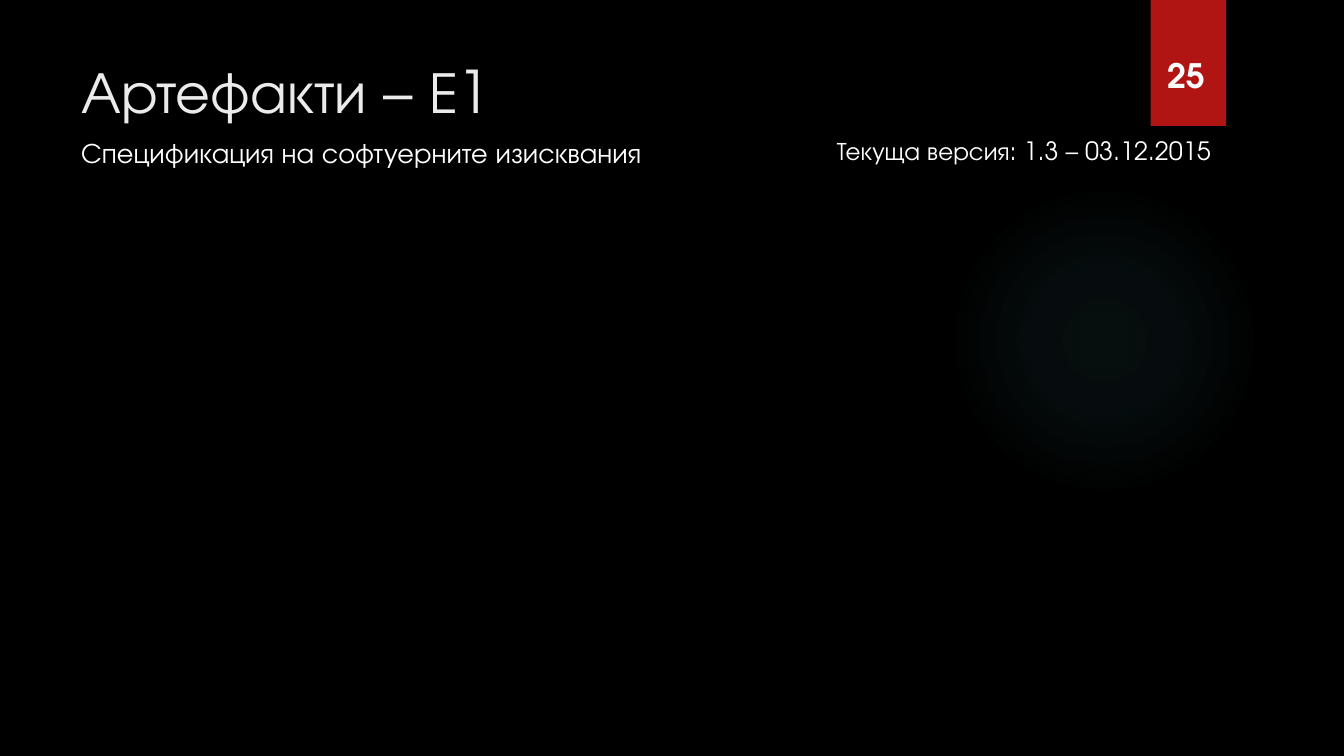
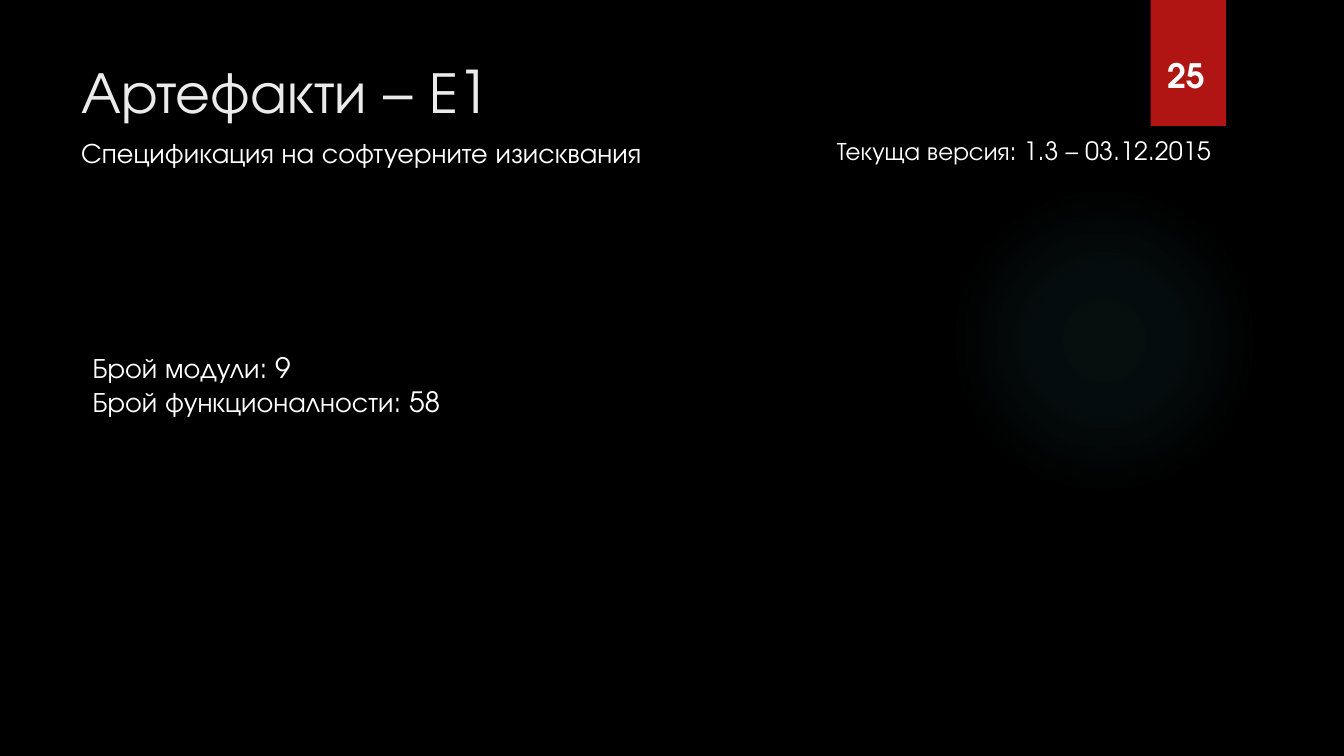
Before and after one commit to fahmiprasetya/PSS, a slide deck: slide 26 of I1/Current_Working_Directory/PSS ZA6TITA/ABM Presentation.pptx. Drawn at 1344x756 pixels with LibreOffice and Linux fonts; fonts in the diff are those of the drawing; background and template pictures are left out. Boxes give left, top, right and bottom in pixels: in the first picture for what was removed or moved away, otherwise in the second. Text is boxed around its words. In the diff, an @@ line names an element or a change of style, - is before the commit and + after.

```diff
--- a/I1/Current_Working_Directory/PSS ZA6TITA/ABM Presentation.pptx
+++ b/I1/Current_Working_Directory/PSS ZA6TITA/ABM Presentation.pptx
@@ text added at [93,357,440,417], 20 pt, text #FFFFFF @@
+Брой модули: 9
+Брой функционалности: 58
```
Also in this commit, not shown: 8 other slides changed, 6 slides added.
